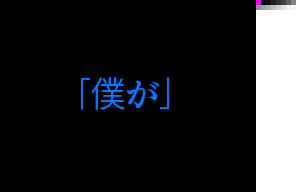
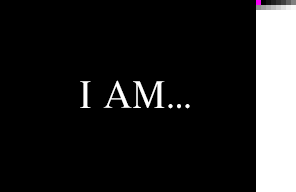
Layer changes from the first (296, 192) image to the second:
renamed "「僕 」" to "I AM...", painted on it over bbox(80, 77, 190, 110)
removed layer "が" over bbox(127, 80, 159, 109)
painted on "Layer 1" over bbox(80, 77, 190, 110)
